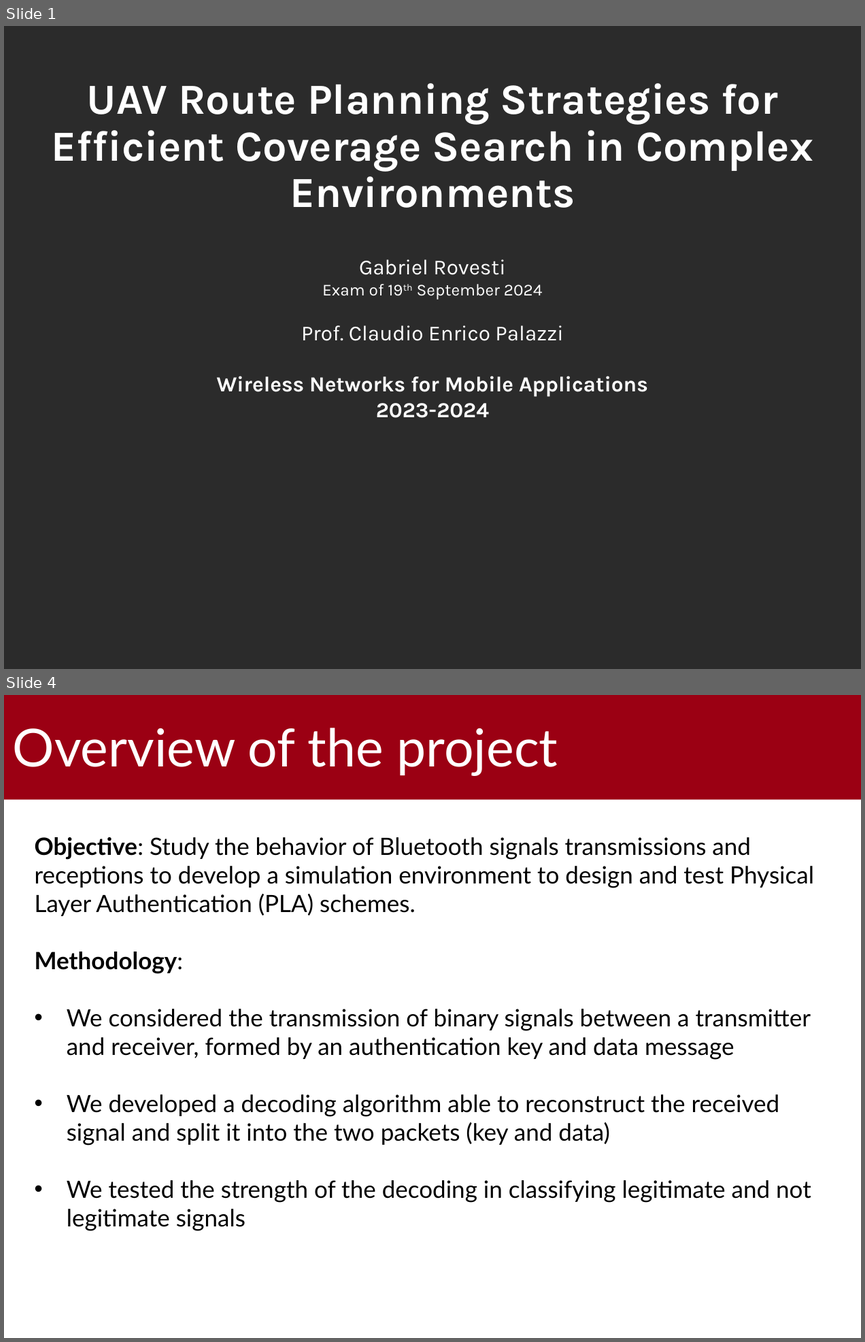
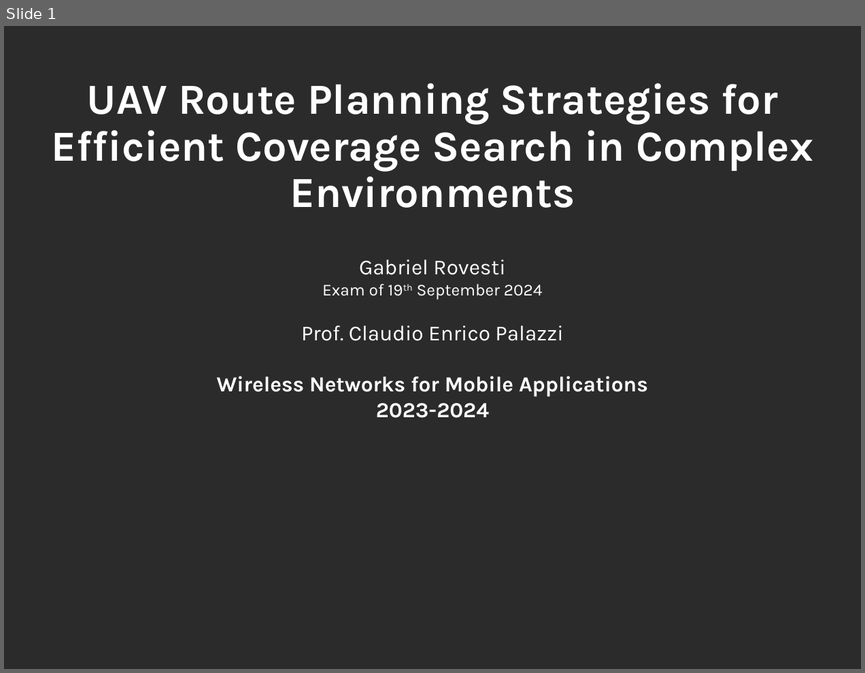
Before and after one commit to gabrielrovesti/WNMA-UAV-Route-Planning-Survey, a slide deck: 2 - Slides/UAV Route Planning Strategies.pptx. Shown one above the other, each under a label of ours: slides 1 and 4 before the commit, slide 1 after it; the slides between them are not shown. The pictures are 865x1342 and 865x673 pixels, drawn with LibreOffice and Linux fonts; fonts in the diff are those of the drawing; background and template pictures are left out; a plain dark background stands for a picture behind light text. Boxes give left, top, right and bottom in pixels: in the first picture for what was removed or moved away, otherwise in the second. Text is boxed around its words. In the diff, an @@ line names an element or a change of style, - is before the commit and + after.

```diff
--- a/2 - Slides/UAV Route Planning Strategies.pptx
+++ b/2 - Slides/UAV Route Planning Strategies.pptx
@@ slide 4 removed at (4, 695, 861, 1338), background #FFFFFF @@
@@ rectangle removed at (4, 695, 861, 798) @@
@@ title removed at (13, 728, 558, 775) @@
-Overview of the project
@@ text removed at (35, 837, 814, 1231) @@
-Objective: Study the behavior of Bluetooth signals transmissions and receptions to develop a simulation environment to design and test Physical Layer Authentication (PLA) schemes.
-Methodology:
-• We considered the transmission of binary signals between a transmitter and receiver, formed by an authentication key and data message
-• We developed a decoding algorithm able to reconstruct the received signal and split it into the two packets (key and data)
-• We tested the strength of the decoding in classifying legitimate and not legitimate signals
@@ text removed at (580, 1291, 847, 1325) @@
-UAV Route Planning Strategies– 4/10
```
Also in this commit, not shown: 2 slides changed, 6 other slides removed, 4 other files.
